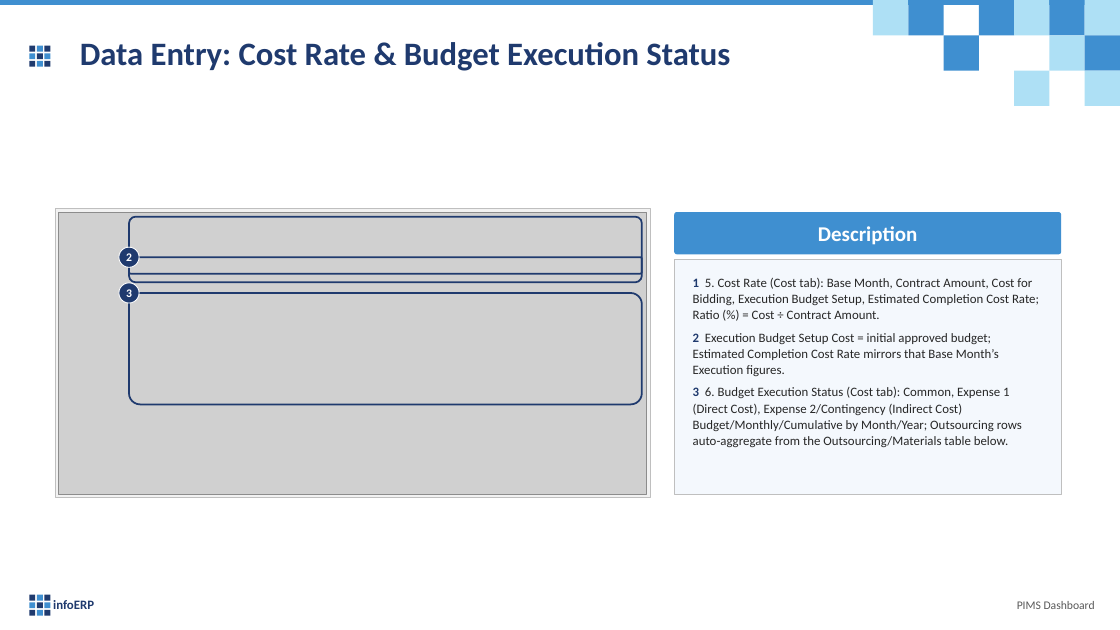
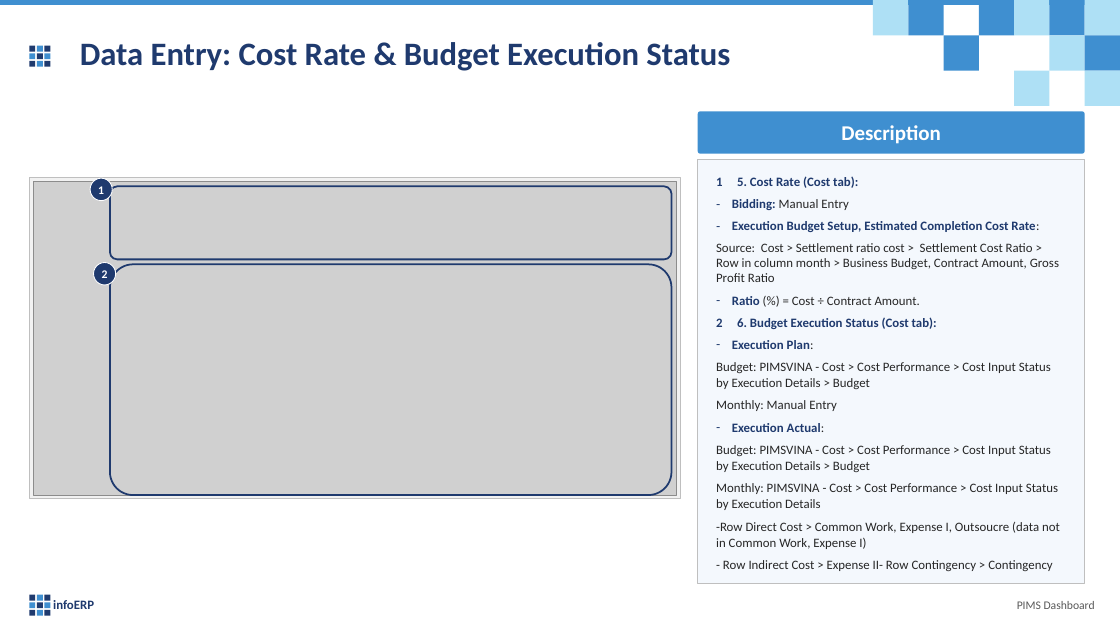
Before and after one commit to truongCLT/PIMS-DASHBOARD, a slide deck: slide 29 of docs/PIMS_Dashboard_User_Guide_Condensed.pptx (slide 26 before the commit). Drawn at 1120x630 pixels with LibreOffice and Linux fonts; fonts in the diff are those of the drawing; grey boxes stand for pictures. Boxes give left, top, right and bottom in pixels: in the first picture for what was removed or moved away, otherwise in the second. Text is boxed around its words. In the diff, an @@ line names an element or a change of style, - is before the commit and + after.

```diff
--- a/docs/PIMS_Dashboard_User_Guide_Condensed.pptx
+++ b/docs/PIMS_Dashboard_User_Guide_Condensed.pptx
@@ rounded rectangle "Description": place and size @@
-rounded rectangle "Description" at [675,212,1062,254]
+rounded rectangle "Description" at [698,112,1086,154]
@@ rectangle: place and size @@
-rectangle at [55,208,650,497]
+rectangle at [29,177,681,498]
@@ ellipse added at [90,178,112,201], fill #1F3A6E, outline #FFFFFF 0.75 pt, 10 pt, text #FFFFFF, bold @@
+1
@@ rectangle: place and size @@
-rectangle at [675,260,1062,494]
+rectangle at [698,160,1086,584]
@@ text at [716,176,1060,571]: text changed @@
-1 5. Cost Rate (Cost tab): Base Month, Contract Amount, Cost for Bidding, Execution Budget Setup, Estimated Completion Cost Rate; Ratio (%) = Cost ÷ Contract Amount.
-2 Execution Budget Setup Cost = initial approved budget; Estimated Completion Cost Rate mirrors that Base Month’s Execution figures.
-3 6. Budget Execution Status (Cost tab): Common, Expense 1 (Direct Cost), Expense 2/Contingency (Indirect Cost) Budget/Monthly/Cumulative by Month/Year; Outsourcing rows auto-aggregate from the Outsourcing/Materials table below.
+1 5. Cost Rate (Cost tab):
+– Bidding: Manual Entry
+– Execution Budget Setup, Estimated Completion Cost Rate:
+Source: Cost > Settlement ratio cost > Settlement Cost Ratio > Row in column month > Business Budget, Contract Amount, Gross Profit Ratio
+– Ratio (%) = Cost ÷ Contract Amount.
+2 6. Budget Execution Status (Cost tab):
+– Execution Plan:
+Budget: PIMSVINA - Cost > Cost Performance > Cost Input Status by Execution Details > Budget
+Monthly: Manual Entry
+– Execution Actual:
+Budget: PIMSVINA - Cost > Cost Performance > Cost Input Status by Execution Details > Budget
+Monthly: PIMSVINA - Cost > Cost Performance > Cost Input Status by Execution Details
+-Row Direct Cost > Common Work, Expense I, Outsoucre (data not in Common Work, Expense I)
+- Row Indirect Cost > Expense II- Row Contingency > Contingency
@@ picture: place and size @@
-picture at [59,212,647,494]
+picture at [33,181,676,496]
@@ rounded rectangle: place and size @@
-rounded rectangle at [129,217,643,282]
+rounded rectangle at [110,187,671,260]
@@ ellipse "2": place and size @@
-ellipse "2" at [119,247,139,267]
+ellipse "2" at [93,263,115,286]
@@ rounded rectangle: place and size @@
-rounded rectangle at [129,293,643,405]
+rounded rectangle at [110,265,671,496]
@@ rounded rectangle removed at [129,257,643,274] @@
@@ ellipse removed at [119,283,139,303] @@
-3
```
Also in this commit, not shown: 36 other slides changed, 4 slides added, 1 slide removed, 7 other files.
